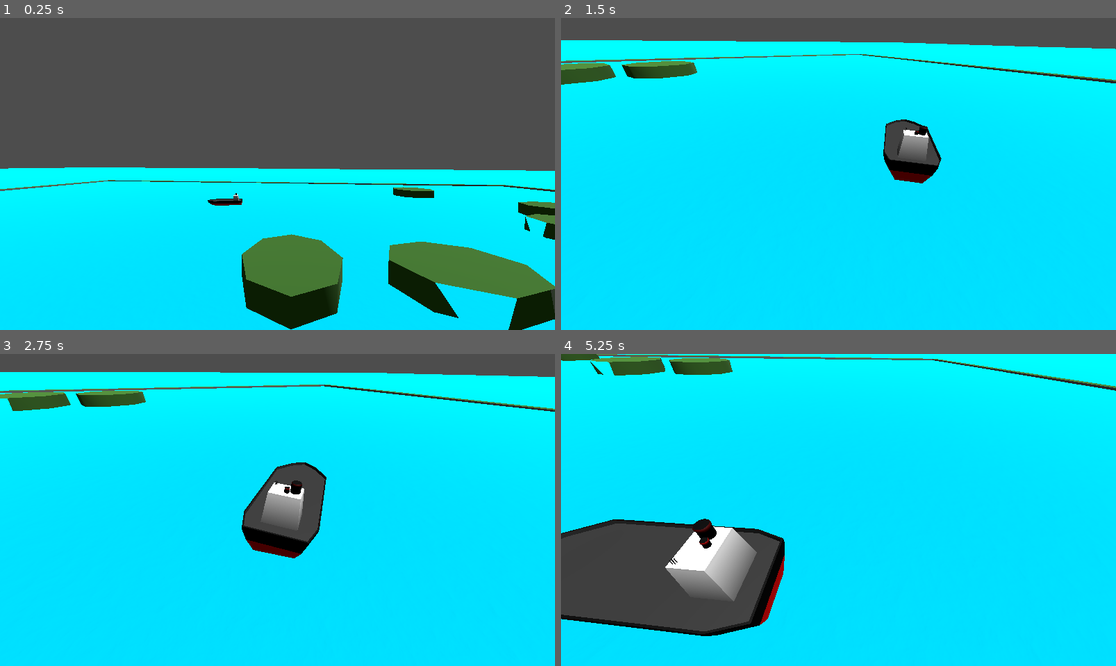
Above: before the commit, frames 1-4 (two rows, left to right).
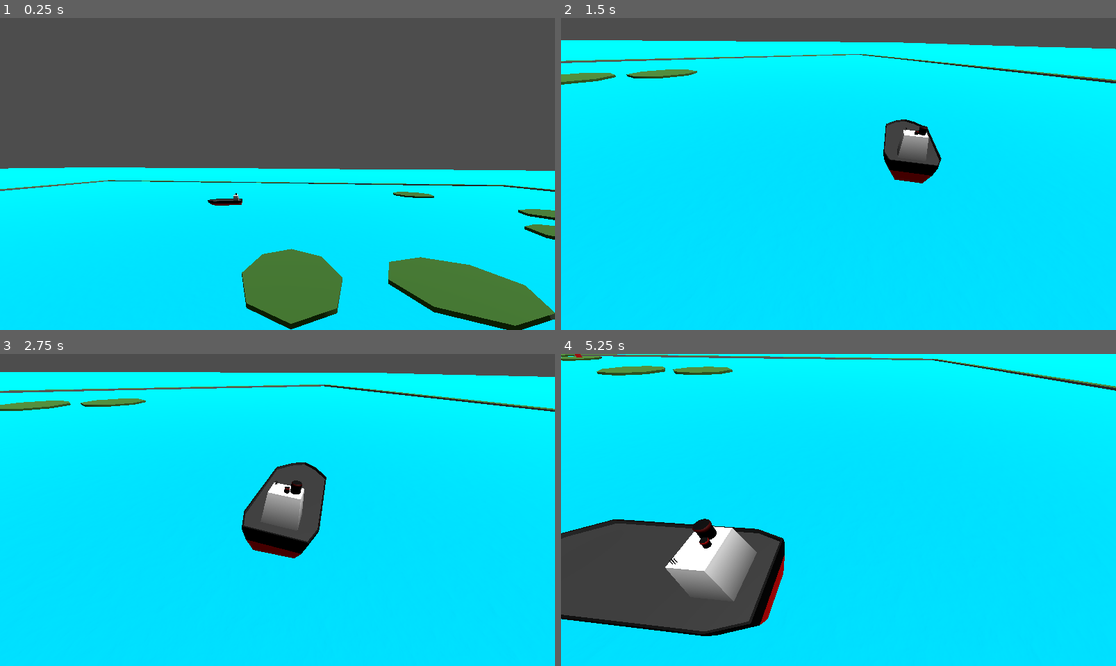
Above: after the commit, the same moments.

Repository: savenger/shipped
Game: Godot game, scene res://level/game.tscn
The game is run twice, just before and just after one commit, with the same random seed, the same clock (stepped at 60 frames per second) and the same inputs.
Inputs:
- Up to frame 1 (0.25 s): no input
- Up to frame 2 (1.5 s): tap Enter at 0.5 s; hold D (Turn Right) 0.53-1.28 s; tap C at 0.6, 1.35 s; hold A (Turn Left) from 1.28 s (still down)
- Up to frame 3 (2.75 s): release A (Turn Left) at 2.03 s; hold D (Turn Right) from 2.03 s (still down); tap C at 2.1 s
- Up to frame 4 (5.25 s): release D (Turn Right) at 2.78 s; hold S (CounterThrust) 2.78-3.53 s; tap C every 0.75 s from 2.85 to 5.1 s; hold A (Turn Left) from 3.53 s (still down)

The runs differ from the first frame. In frame 1, 7.3% of the frame differs, in the area x 43-100%, y 54-100%; in frame 2, 1.0%; in frame 3, 1.0%; in frame 4, 1.1%.

Commit message:
fixed island height

Diff:
--- a/level/terrain.gd
+++ b/level/terrain.gd
@@ -15,7 +15,6 @@
 	rng.randomize()
 	_generateBridgeArea()
 	_generateIslands()
-	pass
 
 # Called every frame. 'delta' is the elapsed time since the previous frame.
 func _process(_delta):
@@ -50,7 +49,7 @@
 	c.position.z = z * chunkSize - (mapSize * chunkSize) / 2
 	c.scale.x = rng.randf_range(10.0,15.0)
 	c.scale.z = rng.randf_range(10.0,15.0)
-	c.scale.y = 8.0
+	c.scale.y = 6.0
 	_placeLand(c)
 	islands.append({'x': c.position.x, 'z': c.position.z})
 
@@ -64,7 +63,6 @@
 	var c = CSGBox3D.new()
 	var c2 = CSGBox3D.new()
 	if horizontal:
-
 		c.scale.x = rng.randf_range(10.0,15.0)
 		c.scale.z = (chunkSize * mapSize * scale_factor) / 2
 		c.scale.y = 12.0
